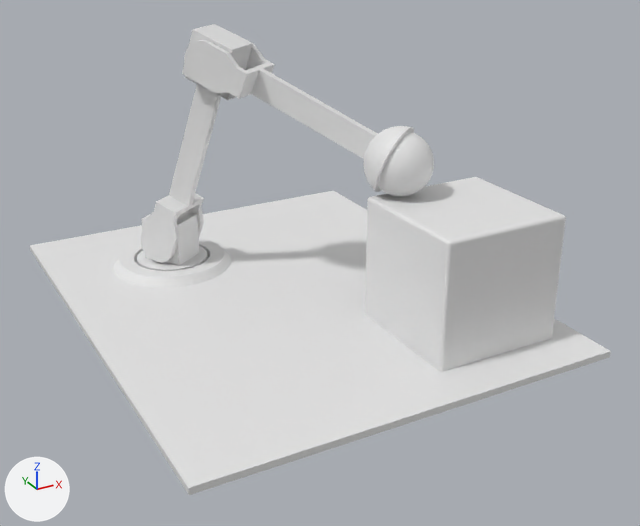
The Blender file examples/sources/scene-graphs.blend: old version first, new version second.
Camera for both pictures: a camera (50 mm lens) standing at (-2.28, -6.79, 3.02) and looking at (0.71, -1.35, 0.3). Arrows for +X, +Y and +Z are at lower left; the lights stay in place.

The first picture shows 'Bot-Cube', 'Bot-Ground', 'Distal-Link', 'Elbow-Servo', 'Foot', 'Proximal-Link', 'Shoulder-Servo', 'Turntable', 'Turntable-Inner'.
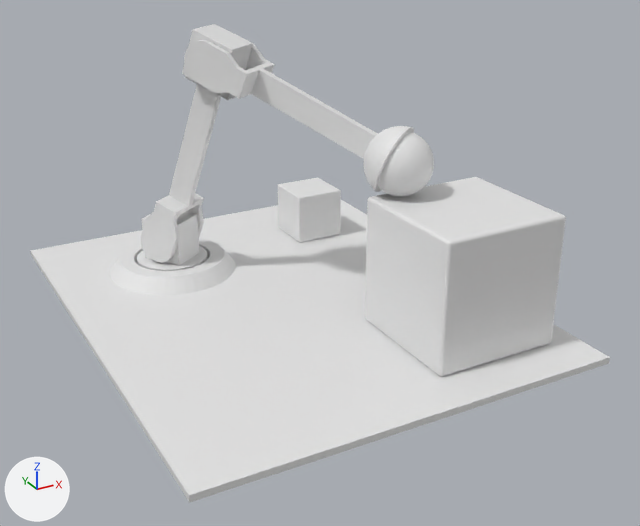
What differs and where, as boxes [x1, y1, x2, y2] in the pictures (640 x 526 px; the box of a moved part takes in the faces that stretch with it):
'Bot-Ground', mesh mirrored: before [30, 191, 611, 495]; after [31, 200, 610, 503]
'Bot-Cube.001', added: after [278, 177, 341, 243]
part 1 of me_plane_002, moved or reshaped: before [30, 191, 611, 495]; after [31, 252, 610, 503]

The edits, one by one:
me_plane_002 has 8 vertices, 6 faces and spans x -1.0..2.17, y -2.96..1.0, z 0.0..0.05.
me_plane_002 is used by ob_bot_ground; location (0.0, 0.0, -0.12).
me_plane_002 part 1: the whole mesh is mirrored in z about the mesh origin.
Object 'Bot-Cube.001' (ob_bot_cube_001) is new; it shows me_rounded_cube.
Its location is (1.445, 0.199, 0.104).
Its scale is (0.222, 0.222, 0.222).
